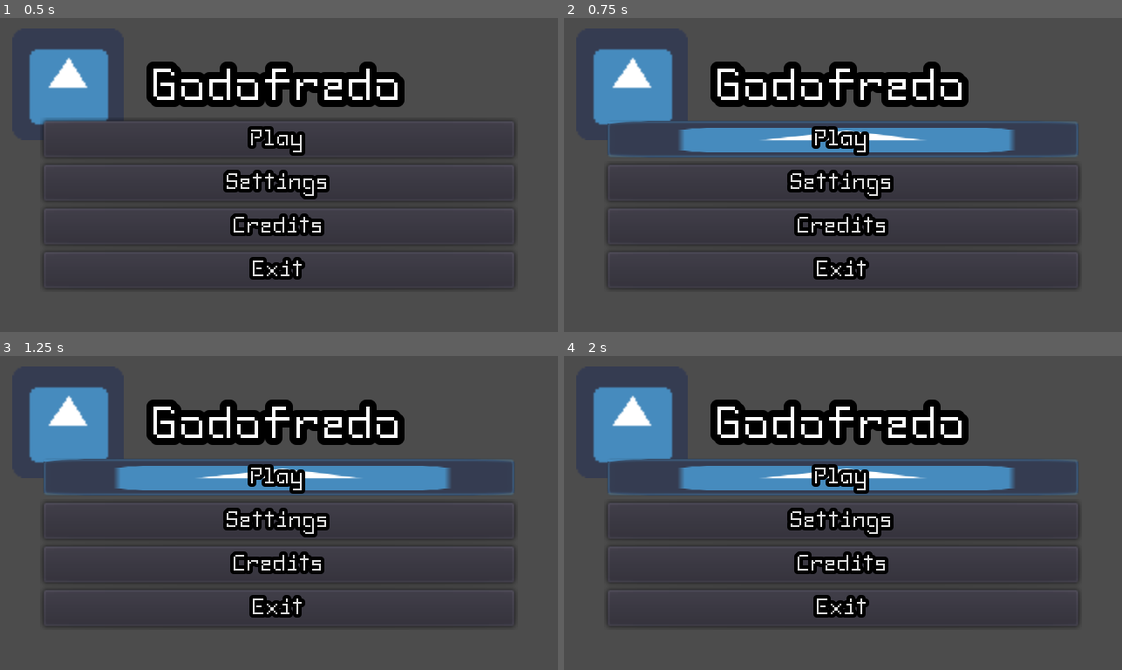
Above: before the commit, frames 1-4 (two rows, left to right).
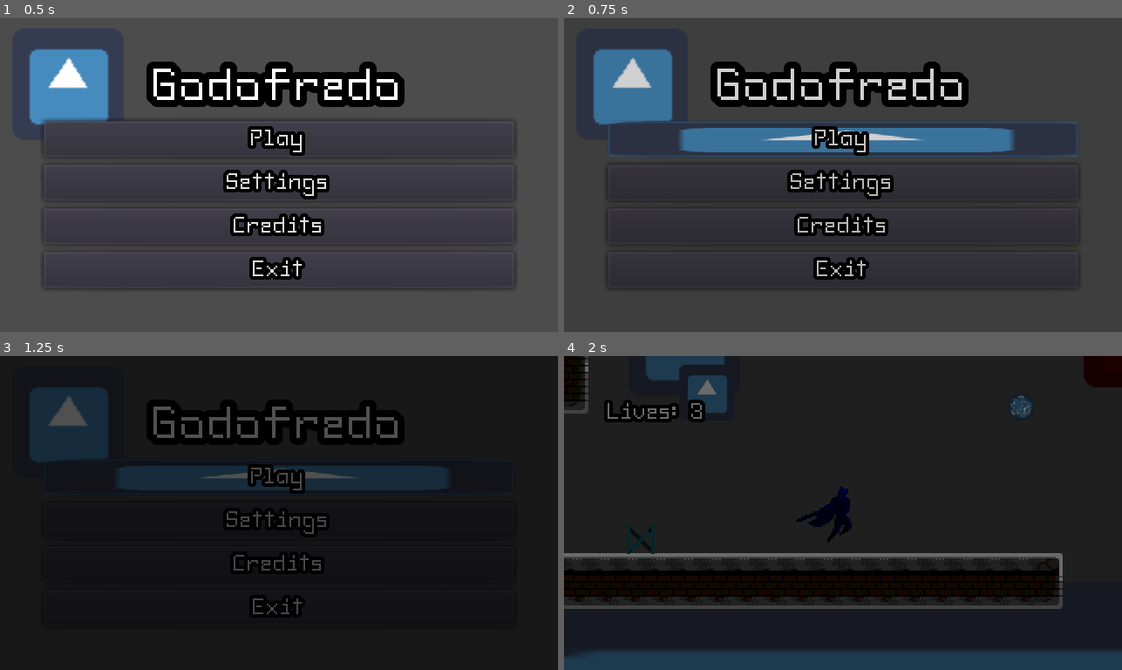
Above: after the commit, the same moments.

Repository: elixs/Godofredo
Game: Godot game, scene res://scenes/ui/main_menu.tscn
Two runs of this game, one before a commit and one after it. Both use one fixed random seed, a clock stepped at 60 frames per second and the inputs below. The engine's default icon, where the game draws it, is replaced by a stand-in: a white triangle on a blue panel in a dark square.
Inputs:
- Up to frame 1 (0.5 s): no input
- Up to frame 2 (0.75 s): click "Play" at 0.5 s
- Up to frame 3 (1.25 s): no input
- Up to frame 4 (2 s): click "Play" at 1.25 s

Frame 1 is identical in both runs. In frame 2, 9.0% of the frame differs, in the area x 5-81%, y 10-83%; in frame 3, 93%; in frame 4, 97%, in the area x 0-100%, y 0-100%.
Error before the commit: Parse Error: Expected identifier as member (res://scenes/ui/main_menu.gd:18)

Commit message:
Update main_menu.gd

Diff:
--- a/scenes/ui/main_menu.gd
+++ b/scenes/ui/main_menu.gd
@@ -12,12 +12,6 @@
 	settings.connect("pressed", self, "_on_settings_pressed")
 	credits.connect("pressed", self, "_on_credits_pressed")
 	exit.connect("pressed", self, "_on_exit_pressed")
-
-	play.grab_focus()
-
-	get_tree().
-
-	exit.release_focus()
 
 
 func _on_play_pressed():
